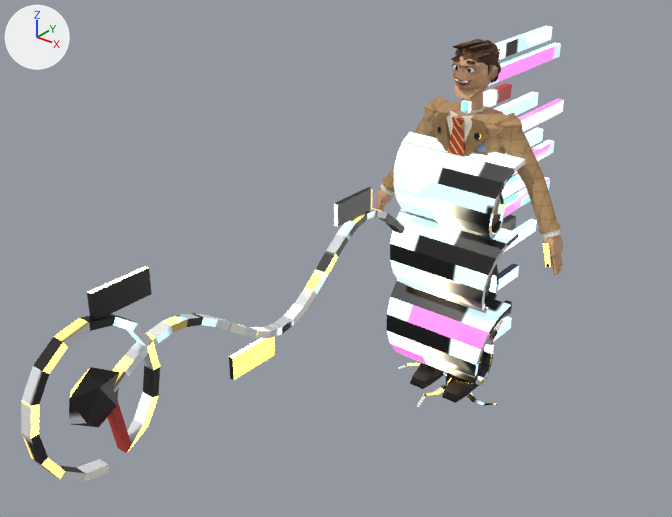
The Blender file art/dale.blend as it was, and as the next commit left it.
The view is the same before and after, from a camera (50 mm lens) standing at (2.24, -3.87, 2.86) and looking at (-0.16, -0.87, 1.0). Every picture has the same lights, and +X, +Y and +Z are marked at upper left. The older version comes first.

In view in the first picture: 'dale_body', 'fx_cold_front', 'fx_heat_lightning', 'fx_isobar_lasso', 'fx_tape_skip' and 1 more.
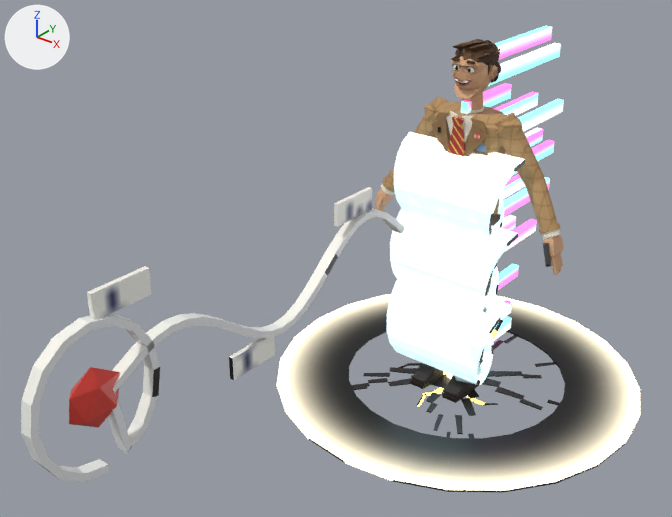
The change, as a list of edits to the scene's bpy script:
```text
Change me_dale_body:
    where me_dale_body.from_pydata(...)  # 2637 vertices, 2900 faces; spans x -0.56..0.56, y -0.23..0.13, z 0.0..1.88
    used by ob_dale_body; location = (0.0, 0.0, 0.0)
    me_dale_body part 1: texture (UV) coordinates of 114 of 2900 faces, centred in x -0.51..0.53, y -0.13..-0.01, z 0.87..1.47, changed; they spanned u 0.03..0.99, v 0.01..0.99 and now span u 0.01..0.99, v 0.08..0.99
Change me_fx_cold_front:
    where me_fx_cold_front.from_pydata(...)  # 384 vertices, 384 faces; spans x -0.33..0.33, y -0.282..0.077, z 0.096..1.366
    used by ob_fx_cold_front; location = (0.0, 0.0, 0.0)
    me_fx_cold_front part 2: texture (UV) coordinates of 384 of 384 faces, centred in x -0.326..0.326, y -0.275..0.076, z 0.1..1.354, changed; they spanned u 0.01..0.99, v 0.01..0.97 and now span u 0.01..0.97, v 0.01..0.97
Change me_fx_isobar_lasso:
    where me_fx_isobar_lasso.from_pydata(...)  # 356 vertices, 277 faces; spans x -0.04..0.04, y -2.62..-0.59, z 0.81..1.48
    used by ob_fx_isobar_lasso; location = (0.0, 0.0, 0.0)
    me_fx_isobar_lasso part 3: texture (UV) coordinates of 277 of 277 faces, centred in x -0.03..0.03, y -2.61..-0.6, z 0.82..1.48, changed; they spanned u 0.01..0.97, v 0.01..0.97 and now span u 0.01..0.94, v 0.01..0.95
Change me_fx_heat_lightning:
    where me_fx_heat_lightning.from_pydata(...)  # 362 vertices, 346 faces; spans x -0.33..0.299, y -0.29..0.334, z -0.09..0.305
    used by ob_fx_heat_lightning; location = (0.0, 0.0, 0.0)
    me_fx_heat_lightning part 4: texture (UV) coordinates of 346 of 346 faces, centred in x -0.323..0.292, y -0.28..0.327, z -0.081..0.301, changed; they spanned u 0.01..0.99, v 0.01..0.99 and now span u 0.01..0.99, v 0.01..0.99
Change me_fx_tape_skip:
    where me_fx_tape_skip.from_pydata(...)  # 128 vertices, 96 faces; spans x -0.02..0.02, y -0.1..0.98, z 0.05..1.82
    used by ob_fx_tape_skip; location = (0.0, 0.0, 0.0)
    me_fx_tape_skip part 5: texture (UV) coordinates of 96 of 96 faces, centred in x -0.02..0.02, y -0.1..0.98, z 0.05..1.82, changed; they spanned u 0.01..0.76, v 0.01..0.91 and now span u 0.01..0.9, v 0.01..0.9
Add me_fx_crack:
    me_fx_crack.from_pydata(...)  # 436 vertices, 334 faces; spans x -0.605..0.694, y -0.696..0.748, z 0.0..0.006
    me_fx_crack.materials.append(mat_props)
Add me_fx_impact_ring:
    me_fx_impact_ring.from_pydata(...)  # 192 vertices, 144 faces; spans x -1.0..1.0, y -1.0..1.0, z 0.0..0.01
    me_fx_impact_ring.materials.append(mat_props)
Add ob_fx_crack:
    ob_fx_crack = bpy.data.objects.new('fx_crack', me_fx_crack)
    ob_fx_crack.location = (0.0, 0.0, 0.0)
Add ob_fx_impact_ring:
    ob_fx_impact_ring = bpy.data.objects.new('fx_impact_ring', me_fx_impact_ring)
    ob_fx_impact_ring.location = (0.0, 0.0, 0.0)
```

Changed parts and their boxes [x1, y1, x2, y2] in the pictures (672 x 517 px):
'fx_impact_ring', added
    after: [277, 294, 640, 492]
'fx_crack', added
    after: [352, 335, 560, 438]
part 1 of me_dale_body, surface changed
    both: [474, 133, 551, 267]
part 2 of me_fx_cold_front, surface changed (lighter)
    both: [387, 132, 525, 385]
part 3 of me_fx_isobar_lasso, surface changed
    both: [21, 187, 405, 482]
part 4 of me_fx_heat_lightning, surface changed
    both: [398, 320, 503, 407]
part 5 of me_fx_tape_skip, surface changed
    both: [461, 26, 564, 342]
